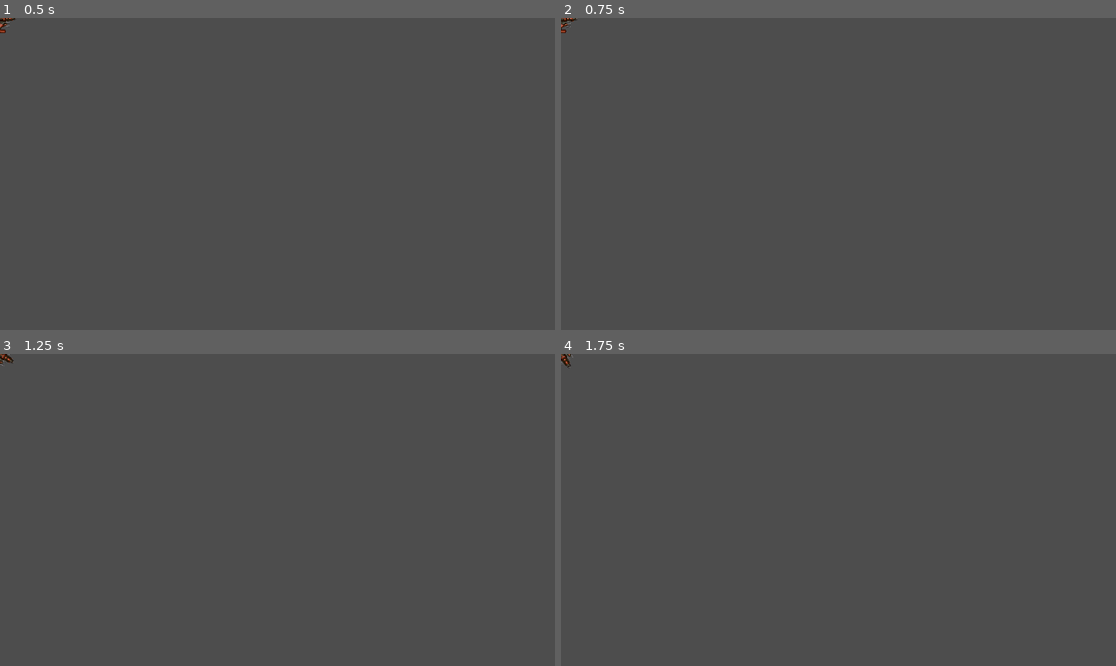
Above: before the commit, frames 1-4 (two rows, left to right).
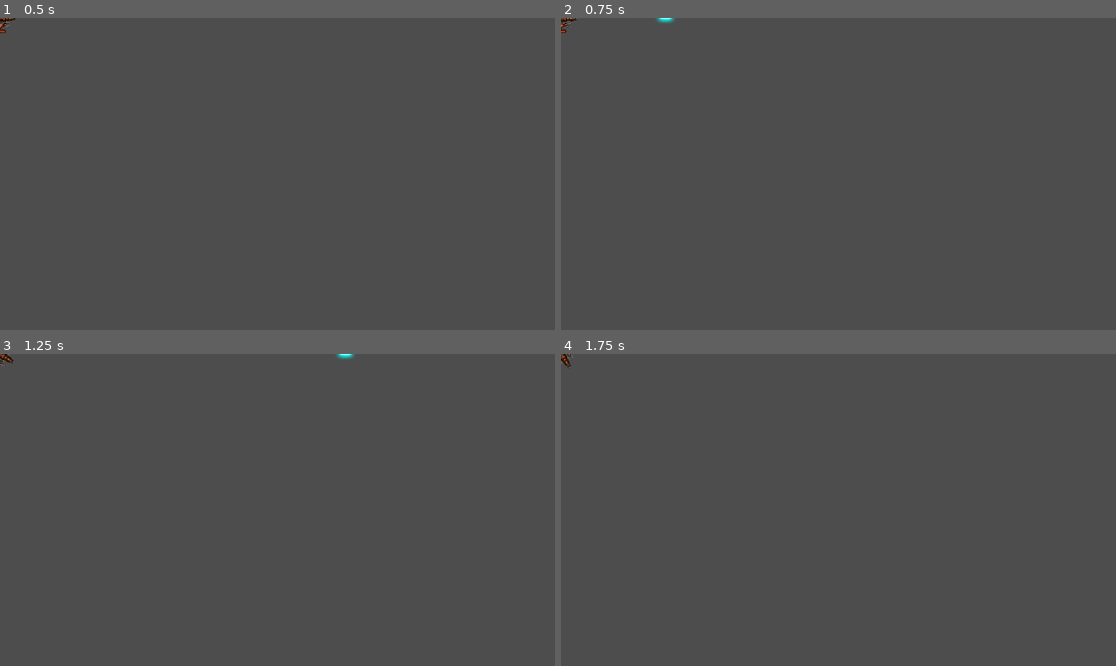
Above: after the commit, the same moments.

Repository: R2Road/book_godot4_game_development_projects
Game: Godot game, scene res://player.tscn
Two runs of this game, one before a commit and one after it. Both use one fixed random seed, a clock stepped at 60 frames per second and the inputs below. The project has no main scene, so this scene is started directly.
Inputs:
- Up to frame 1 (0.5 s): no input
- Up to frame 2 (0.75 s): tap Enter at 0.5 s; hold D (rotate_right) from 0.53 s (still down); hold Space (shoot) from 0.53 s (still down)
- Up to frame 3 (1.25 s): keep holding D (rotate_right); keep holding Space (shoot)
- Up to frame 4 (1.75 s): release D (rotate_right) at 1.28 s; release Space (shoot) at 1.28 s; hold A (rotate_left) from 1.28 s (still down); tap Space (shoot) at 1.35 s

Frame 1 is identical in both runs. In frame 2, less than 0.1% of the frame differs, in the area x 17-21%, y 0-2%; in frame 3, less than 0.1%; in frame 4, nothing differs.

Commit message:
update script : player - shoot

Diff:
--- a/chapter_3_space_rock/player.gd
+++ b/chapter_3_space_rock/player.gd
@@ -7,6 +7,10 @@
 @export var spin_power = 800
 
 @export var bullet_scene : PackedScene
+@export var fire_rate = 0.25
+
+
+
 #
 #
 #
@@ -24,6 +28,11 @@
 enum { INIT, ALIVE, INVULNERABLE, DEAD }
 var state = INIT
 
+#
+#
+#
+var can_shoot = true
+
 
 
 
@@ -34,6 +43,8 @@
 	screensize = get_viewport_rect().size
 
 	change_state( ALIVE )
+
+	$GunCooldown.wait_time = fire_rate
 
 func _process( delta ):
 	get_input()
@@ -77,3 +88,16 @@
 		thrust = transform.x * engine_power
 
 	rotation_dir = Input.get_axis( "rotate_left", "rotate_right" )
+
+	if Input.is_action_pressed( "shoot" ) and can_shoot:
+		shoot()
+
+func shoot():
+	if state == INVULNERABLE:
+		return
+
+	can_shoot = false
+	$GunCooldown.start()
+	var b = bullet_scene.instantiate()
+	get_tree().root.add_child( b )
+	b.start( $Muzzle.global_transform )
